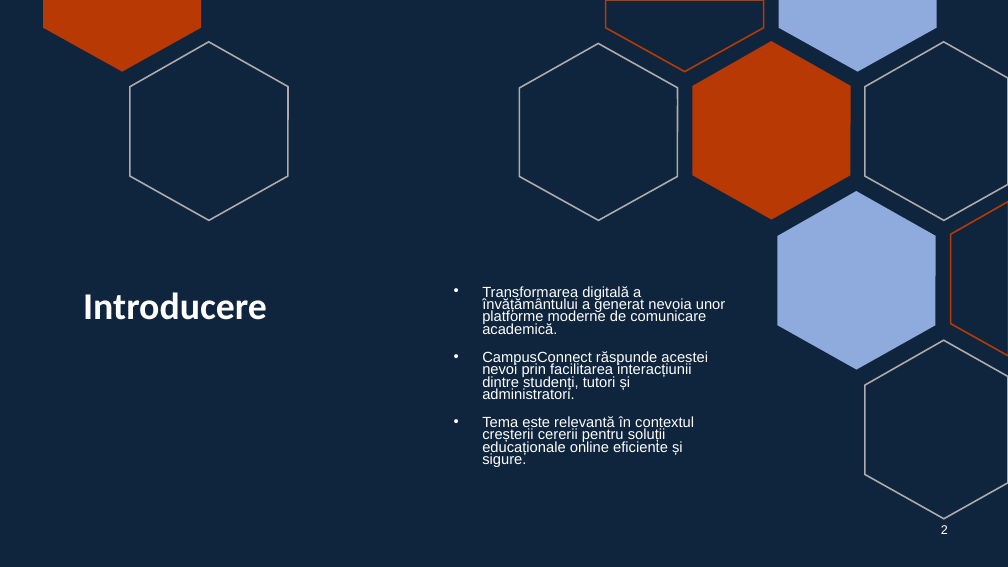
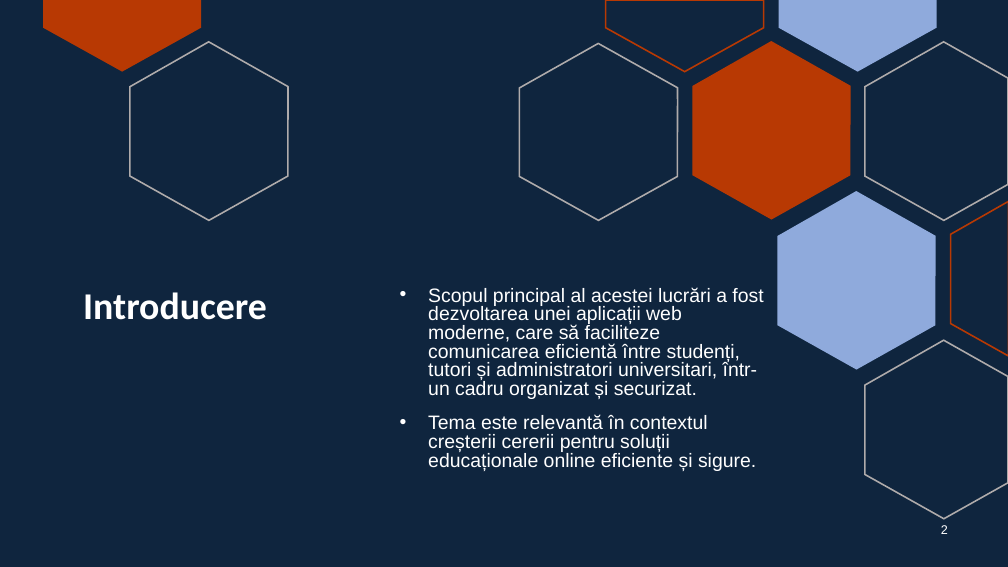
Before and after one commit to janina280/CampusConnect, a slide deck: slide 2 of Documentation/CampusConnect.pptx. Drawn at 1008x567 pixels with LibreOffice and Linux fonts; fonts in the diff are those of the drawing. Boxes give left, top, right and bottom in pixels: in the first picture for what was removed or moved away, otherwise in the second. Text is boxed around its words. In the diff, an @@ line names an element or a change of style, - is before the commit and + after.

Commit message:
ppt

```diff
--- a/Documentation/CampusConnect.pptx
+++ b/Documentation/CampusConnect.pptx
@@ text "Scopul principal al acestei lucrări ...": place and size @@
-text "Scopul principal al acestei lucrări ..." at [482,286,725,467]
+text "Scopul principal al acestei lucrări ..." at [428,287,763,471]
@@ text at [428,287,763,399]: text changed; size 14 to 18.5 pt @@
-• Transformarea digitală a învățământului a generat nevoia unor platforme moderne de comunicare academică.
-• CampusConnect răspunde acestei nevoi prin facilitarea interacțiunii dintre studenți, tutori și administratori.
+• Scopul principal al acestei lucrări a fost dezvoltarea unei aplicații web moderne, care să faciliteze comunicarea eficientă între studenți, tutori și administratori universitari, într-un cadru organizat și securizat.
@@ text at [428,414,756,471]: size 14 to 18.5 pt in "Tema este relevantă în contextul creșterii cererii ..."; line spacing 0.7 to 0.8 @@
```
Also in this commit, not shown: 1 other slide changed, 4 slides added, 2 slides removed.
